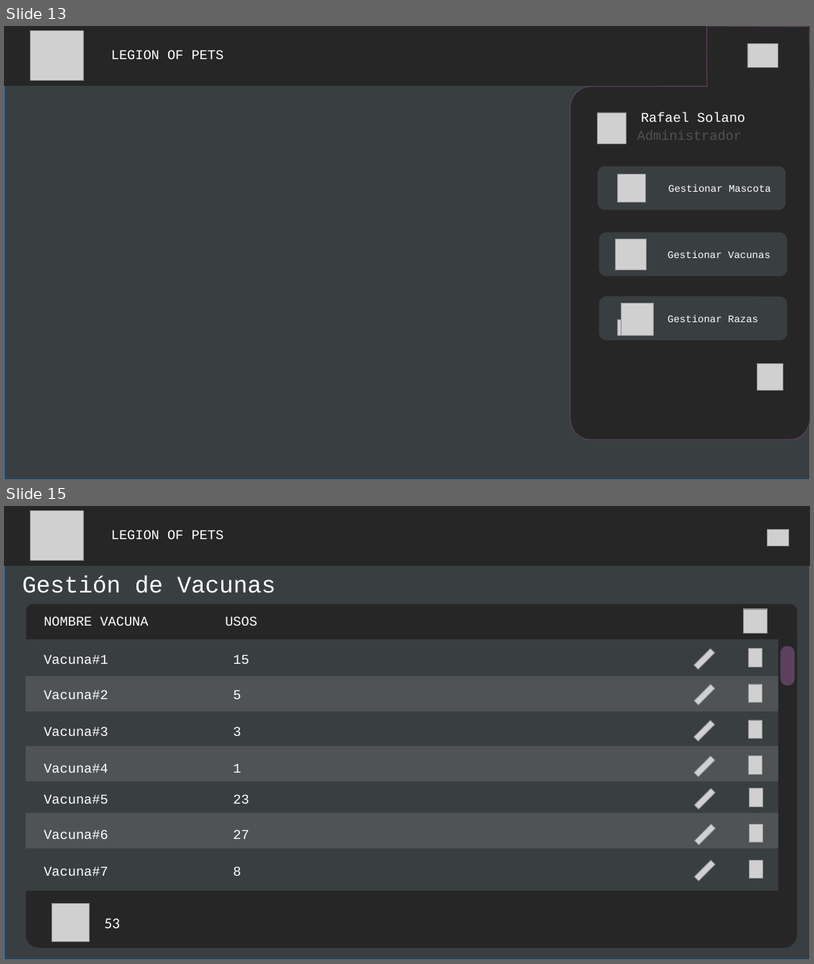
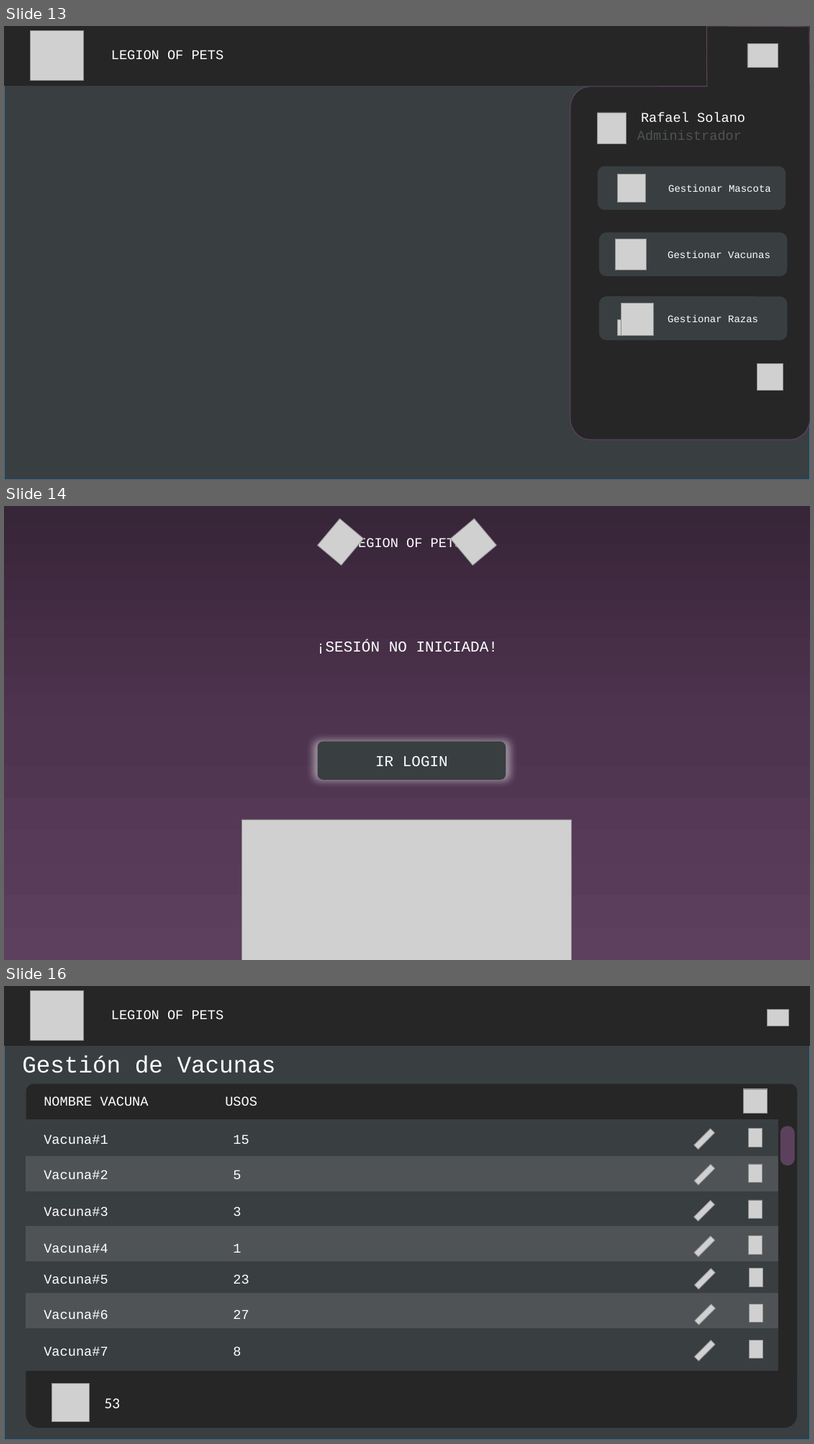
Before and after one commit to fafi-svg/App_web_vacunas, a slide deck: Documents_Desing/Diseños_veterinaria_vacunas.pptx. Shown one above the other, each under a label of ours: slides 13 and 15 before the commit, slides 13, 14 and 16 after it; the slides between them are not shown. The pictures are 814x964 and 814x1444 pixels, drawn with LibreOffice and Linux fonts; fonts in the diff are those of the drawing; grey boxes stand for pictures. Boxes give left, top, right and bottom in pixels: in the first picture for what was removed or moved away, otherwise in the second. Text is boxed around its words. In the diff, an @@ line names an element or a change of style, - is before the commit and + after.

```diff
--- a/Documents_Desing/Diseños_veterinaria_vacunas.pptx
+++ b/Documents_Desing/Diseños_veterinaria_vacunas.pptx
@@ slide 14 added at box(4, 506, 810, 960), background #FFFFFF @@
@@ rectangle added at box(4, 506, 810, 960), fill gradient #382538 to #4F3550 to #5E3F5F @@
@@ picture added at box(318, 519, 363, 565) @@
@@ picture added at box(451, 519, 496, 565) @@
@@ text added at box(350, 538, 463, 551), 16 pt, text #FFFFFF @@
+LEGION OF PETS
@@ text added at box(316, 641, 498, 654), 18 pt, text #FFFFFF @@
+¡SESIÓN NO INICIADA!
@@ rounded rectangle added at box(318, 741, 507, 780), fill #393E41, 18 pt, text #FFFFFF @@
+IR LOGIN
@@ picture added at box(242, 819, 571, 960) @@
@@ what was slide 15 is now slide 16 @@
```
Also in this commit, not shown: 2 slides changed, 13 other files.
